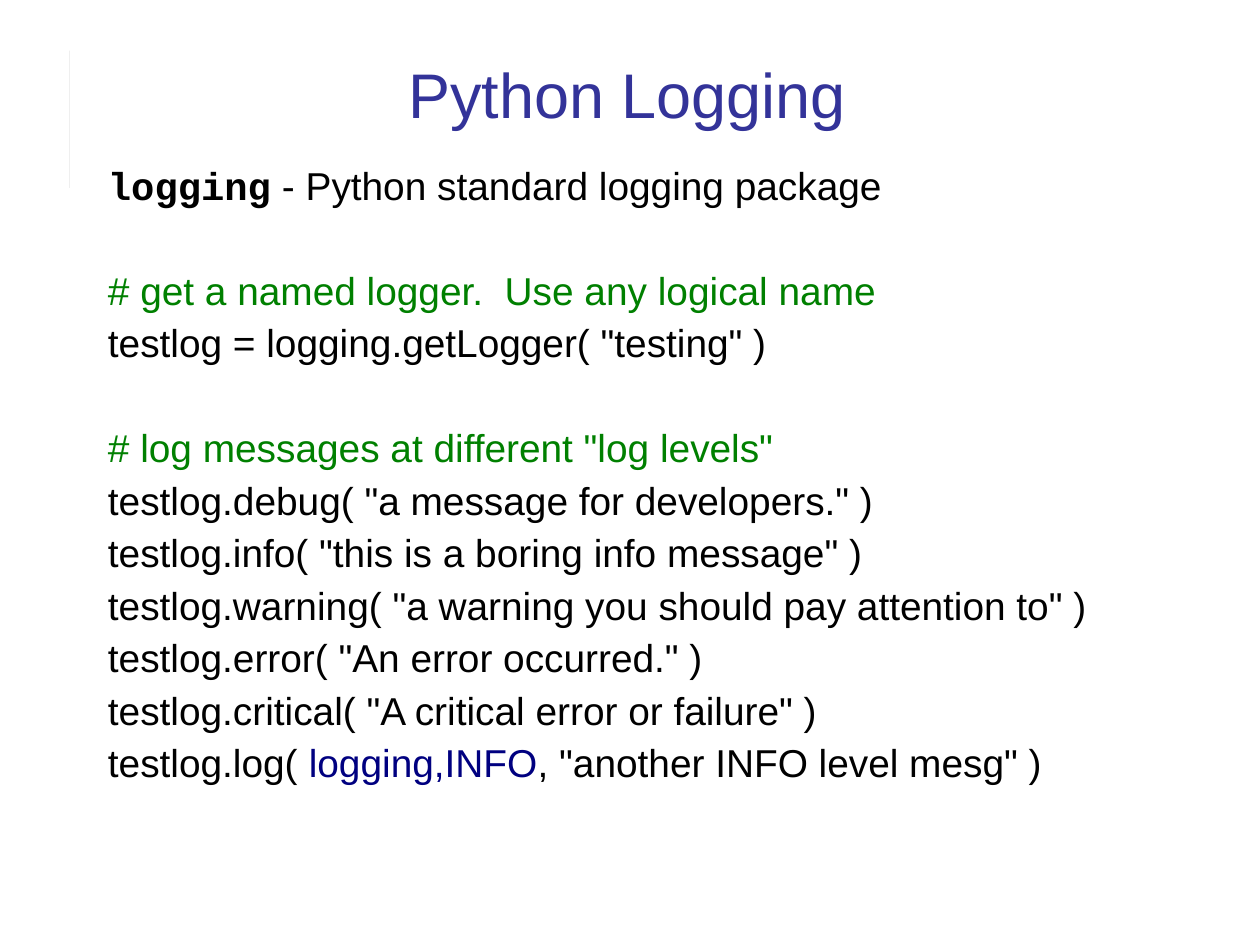
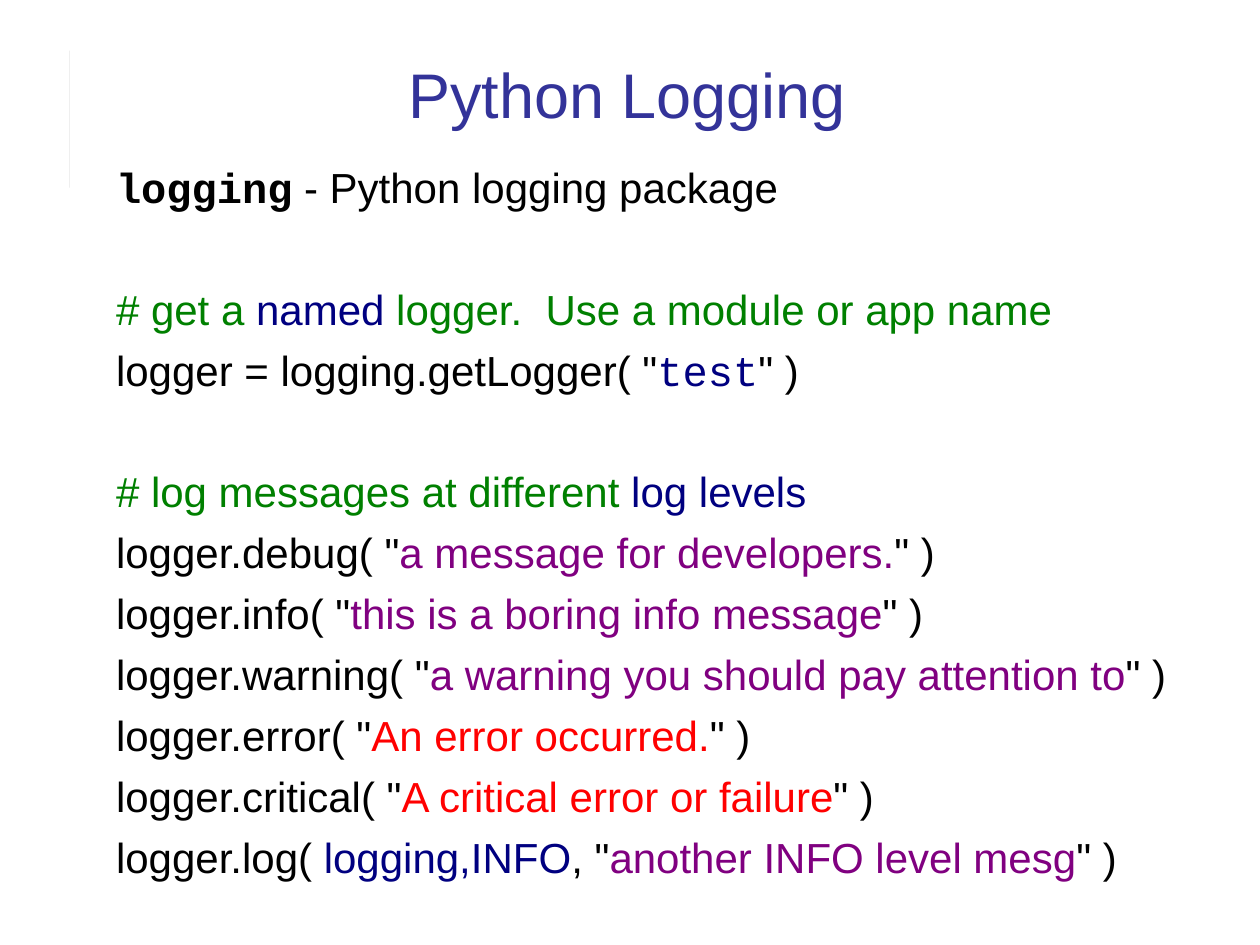
Before and after one commit to cpske/ISP, a slide deck: slide 9 of logging/Logging.ppt. Drawn at 1260x945 pixels with LibreOffice and Linux fonts; fonts in the diff are those of the drawing. Boxes give left, top, right and bottom in pixels: in the first picture for what was removed or moved away, otherwise in the second. Text is boxed around its words. In the diff, an @@ line names an element or a change of style, - is before the commit and + after.

Commit message:
update logging exercise

```diff
--- a/logging/Logging.ppt
+++ b/logging/Logging.ppt
@@ text at [116,172,1140,881]: text changed; size 22.2 to 24 pt @@
-logging - Python standard logging package
-# get a named logger. Use any logical name
-testlog = logging.getLogger( "testing" )
-# log messages at different "log levels"
-testlog.debug( "a message for developers." )
-testlog.info( "this is a boring info message" )
-testlog.warning( "a warning you should pay attention to" )
-testlog.error( "An error occurred." )
-testlog.critical( "A critical error or failure" )
-testlog.log( logging,INFO, "another INFO level mesg" )
+logging - Python logging package
+# get a named logger. Use a module or app name
+logger = logging.getLogger( "test" )
+# log messages at different log levels
+logger.debug( "a message for developers." )
+logger.info( "this is a boring info message" )
+logger.warning( "a warning you should pay attention to" )
+logger.error( "An error occurred." )
+logger.critical( "A critical error or failure" )
+logger.log( logging,INFO, "another INFO level mesg" )
```
Also in this commit, not shown: 17 other slides changed, 1 slide added, 7 other files.
